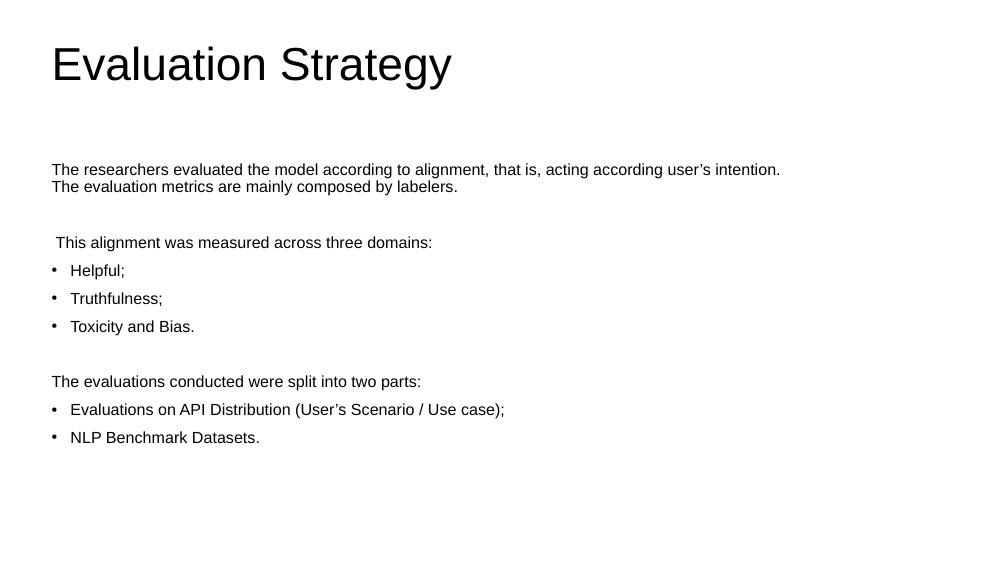
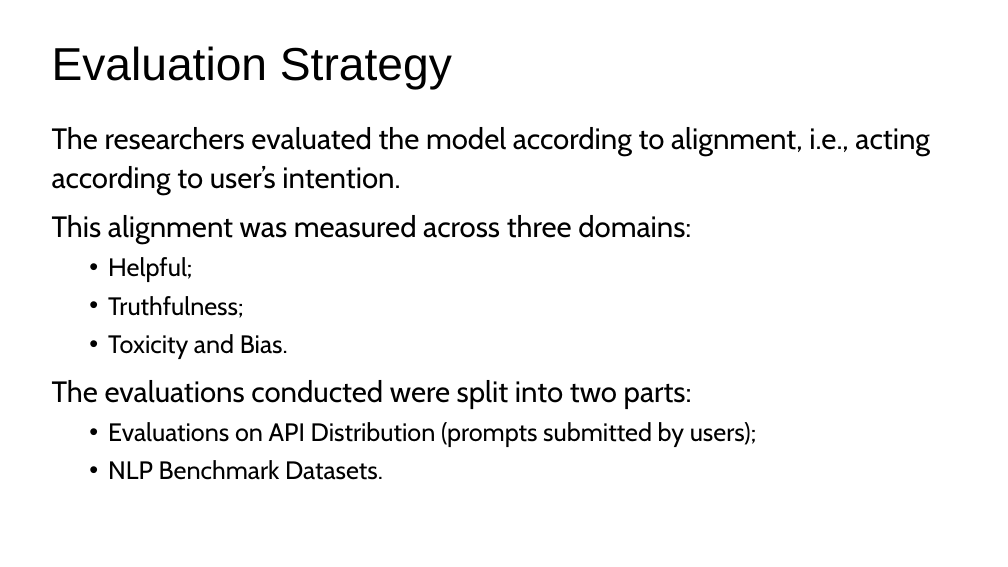
Before and after one commit to logus2k/genai_paper, a slide deck: slide 17 of final/final_version.pptx. Drawn at 1008x567 pixels with LibreOffice and Linux fonts; fonts in the diff are those of the drawing. Boxes give left, top, right and bottom in pixels: in the first picture for what was removed or moved away, otherwise in the second. Text is boxed around its words. In the diff, an @@ line names an element or a change of style, - is before the commit and + after.

```diff
--- a/final/final_version.pptx
+++ b/final/final_version.pptx
@@ text "The researchers evaluated the model ...": place and size @@
-text "The researchers evaluated the model ..." at <box>52,163,780,443</box>
+text "The researchers evaluated the model ..." at <box>52,127,930,480</box>
@@ text at <box>52,127,930,195</box>: text changed; size 15.3 to 28 pt; font Arial to Cabin @@
-The researchers evaluated the model according to alignment, that is, acting according user’s intention. The evaluation metrics are mainly composed by labelers.
+The researchers evaluated the model according to alignment, i.e., acting according to user’s intention.
@@ text at <box>52,215,692,480</box>: size 15.3 to 28 pt in "This alignment was measured across three domains:", "The evaluations conducted were split into two ..."; font Arial to Cabin in "This alignment was measured across three domains:", "Helpful;", "Truthfulness;", "Toxicity and Bias." and 2 more places; size 15.3 to 24 pt in "Helpful;", "Truthfulness;", "Toxicity and Bias.", "NLP Benchmark Datasets."; line spacing 0.9 to 1.1; list level 1 to 2 in "Helpful;"; list level 1 to 2 in "Truthfulness;"; list level 1 to 2 in "Toxicity and Bias."; list level 1 to 2 in "NLP Benchmark Datasets." @@
@@ text at <box>108,422,756,447</box>: text changed; size 15.3 to 24 pt; font Arial to Cabin @@
-• Evaluations on API Distribution (User’s Scenario / Use case);
+  • Evaluations on API Distribution (prompts submitted by users);
```
Also in this commit, not shown: 11 other slides changed, 5 slides added, 4 slides removed, 2 other files.
